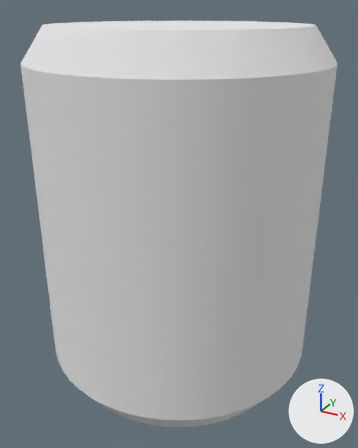
A saved change to the Blender file Models/MPL-600/MPL.blend.
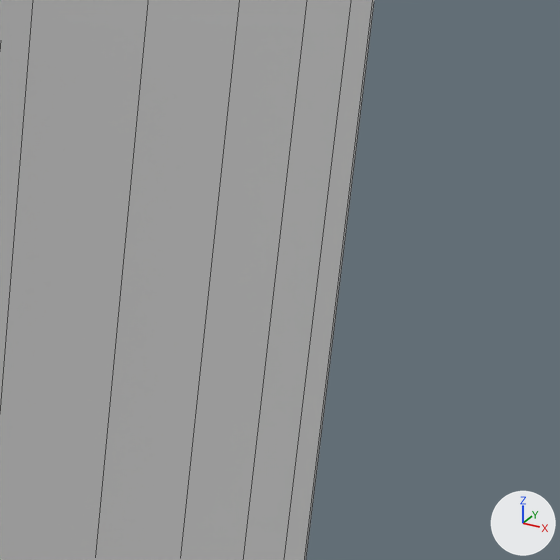
The first picture shows the older version from a 50 mm camera at (3.88, -7.06, 3.25) aimed at (0.05, -0.09, -0.23). The close-ups show both versions on the part from 77% to 100% of the width and 27% to 46% of the height of that picture; other places that the commit changed are outside them. Every picture has the same lights, and +X, +Y and +Z are marked at lower right. The close-ups show mesh edges as thin lines.

The older version as bpy lines, for what is in view:
```python
me_cylinder_004 = bpy.data.meshes.new('Cylinder.004')
me_cylinder_004.from_pydata(...)  # 192 vertices, 146 faces; spans x -2.35..2.35, y -2.35..2.35, z -3.0..3.0
me_cylinder_004.polygons.foreach_set('use_smooth', [True] * 146)
me_cylinder_004.materials.append(mat_mpl_hull)  # white #e7e7e7
ob_mpl = bpy.data.objects.new('MPL', me_cylinder_004)
ob_mpl.location = (0.0, 0.0, 0.0)
_m = ob_mpl.modifiers.new('EdgeSplit', 'EDGE_SPLIT')
```
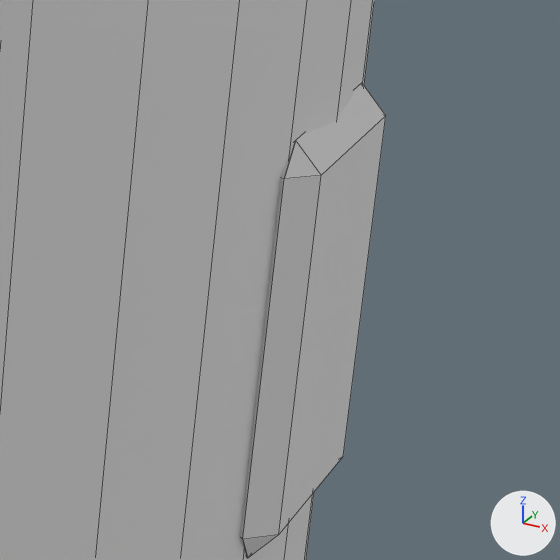
Changed parts and their boxes [x1, y1, x2, y2] in the close-ups (560 x 560 px):
'Airlock', added: after [240, 83, 386, 558]

The change in detail:
Material 'Airlock' (mat_airlock) is new.
Its base color is (0.8, 0.8, 0.8) (white #e7e7e7).
Mesh me_cube is new.
It has 24 vertices, 26 faces and spans x -0.06..0.06, y -0.346..0.346, z -0.462..0.462.
It uses material mat_airlock (its picture is missing).
Object 'Airlock' (ob_airlock) is new; it shows me_cube.
Its parent is ob_mpl.
Its location is (2.333, 0.0, 1.061).
